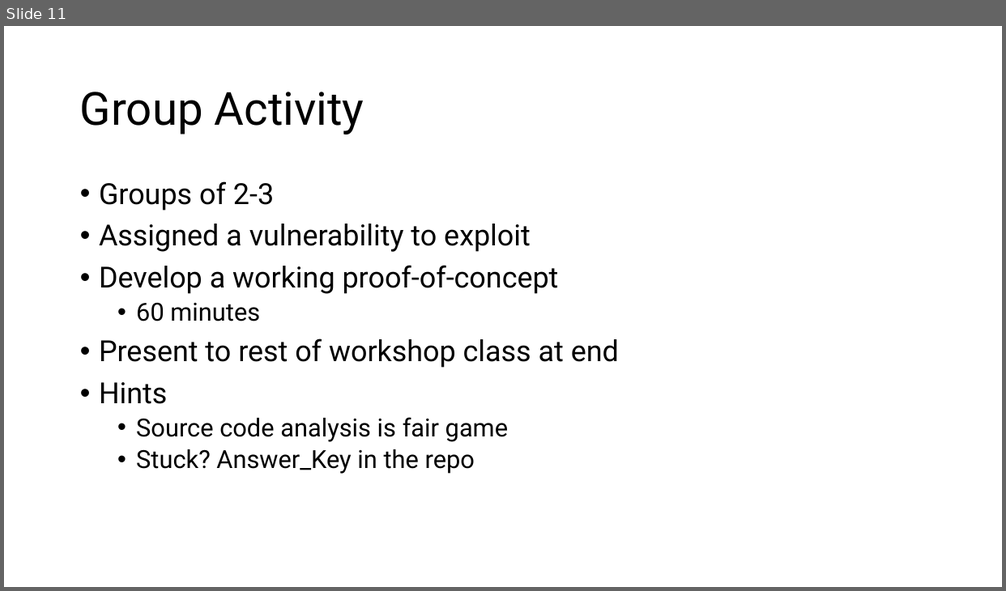
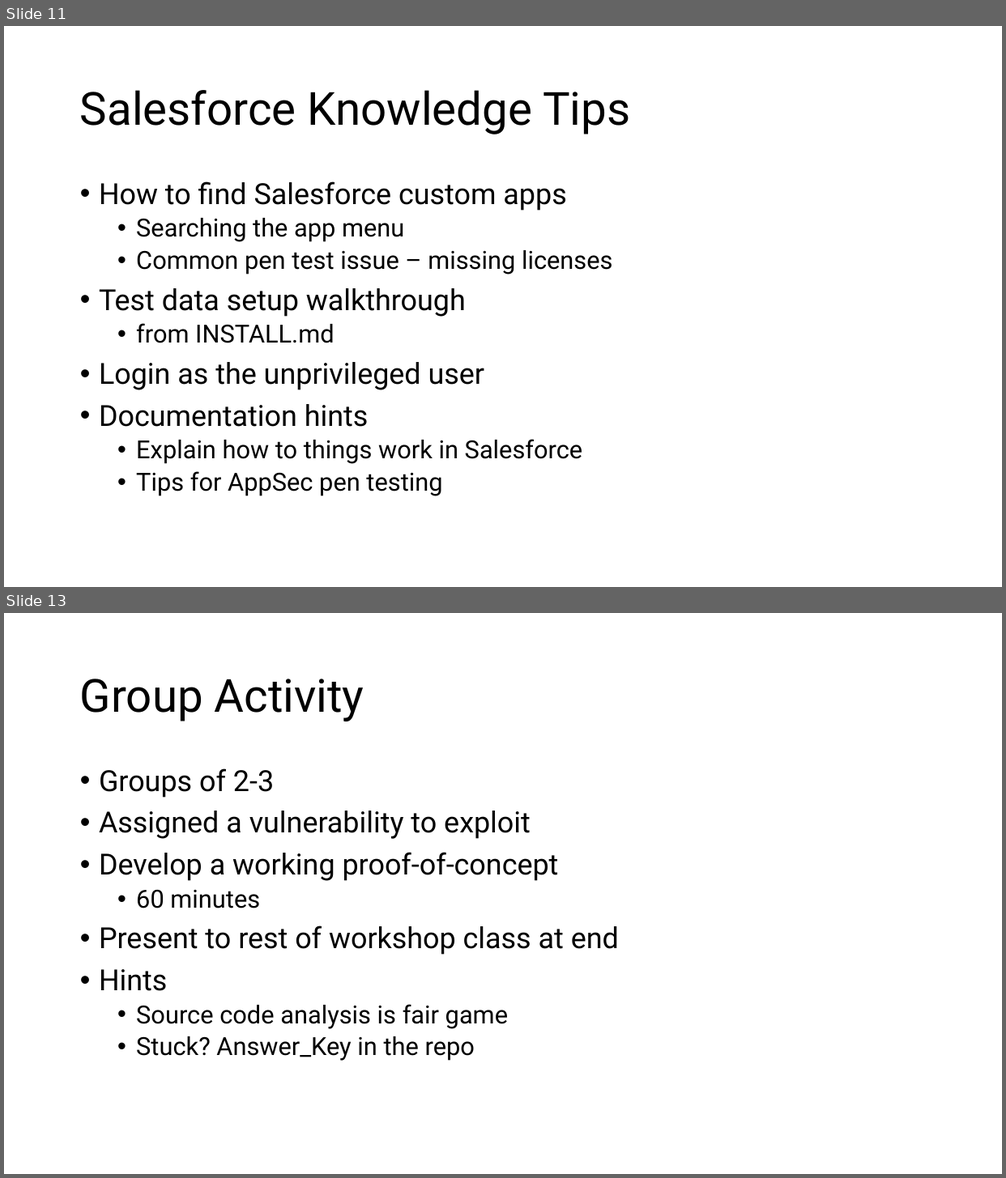
Before and after one commit to Coalfire-Research/paas-cloud-goat, a slide deck: Documentation/BSides Austin - December 2024 - Rodney Beede.pptx. Shown one above the other, each under a label of ours: slide 11 before the commit, slides 11 and 13 after it; the slides between them are not shown. The pictures are 1006x591 and 1006x1178 pixels, drawn with LibreOffice and Linux fonts; fonts in the diff are those of the drawing. Boxes give left, top, right and bottom in pixels: in the first picture for what was removed or moved away, otherwise in the second. Text is boxed around its words. In the diff, an @@ line names an element or a change of style, - is before the commit and + after.

```diff
--- a/Documentation/BSides Austin - December 2024 - Rodney Beede.pptx
+++ b/Documentation/BSides Austin - December 2024 - Rodney Beede.pptx
@@ slide 11 added at [4,26,1002,587], background #FFFFFF @@
@@ title added at [80,90,630,135], 44 pt, text #000000 @@
+Salesforce Knowledge Tips
@@ text added at [99,182,613,497], 24 pt, text #000000 @@
+• How to find Salesforce custom apps
+  • Searching the app menu
+  • Common pen test issue – missing licenses
+• Test data setup walkthrough
+  • from INSTALL.md
+• Login as the unprivileged user
+• Documentation hints
+  • Explain how to things work in Salesforce
+  • Tips for AppSec pen testing
@@ what was slide 11 is now slide 13 @@
```
Also in this commit, not shown: 1 other slide added.
